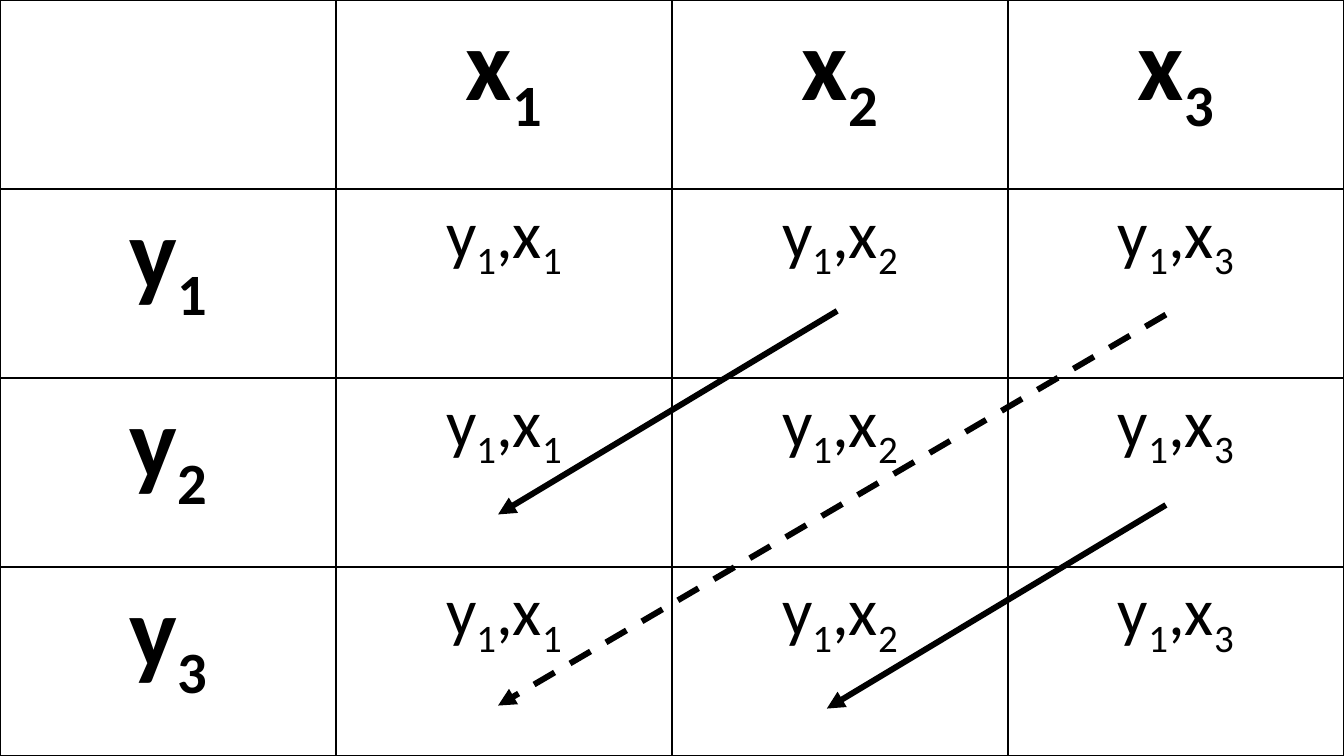
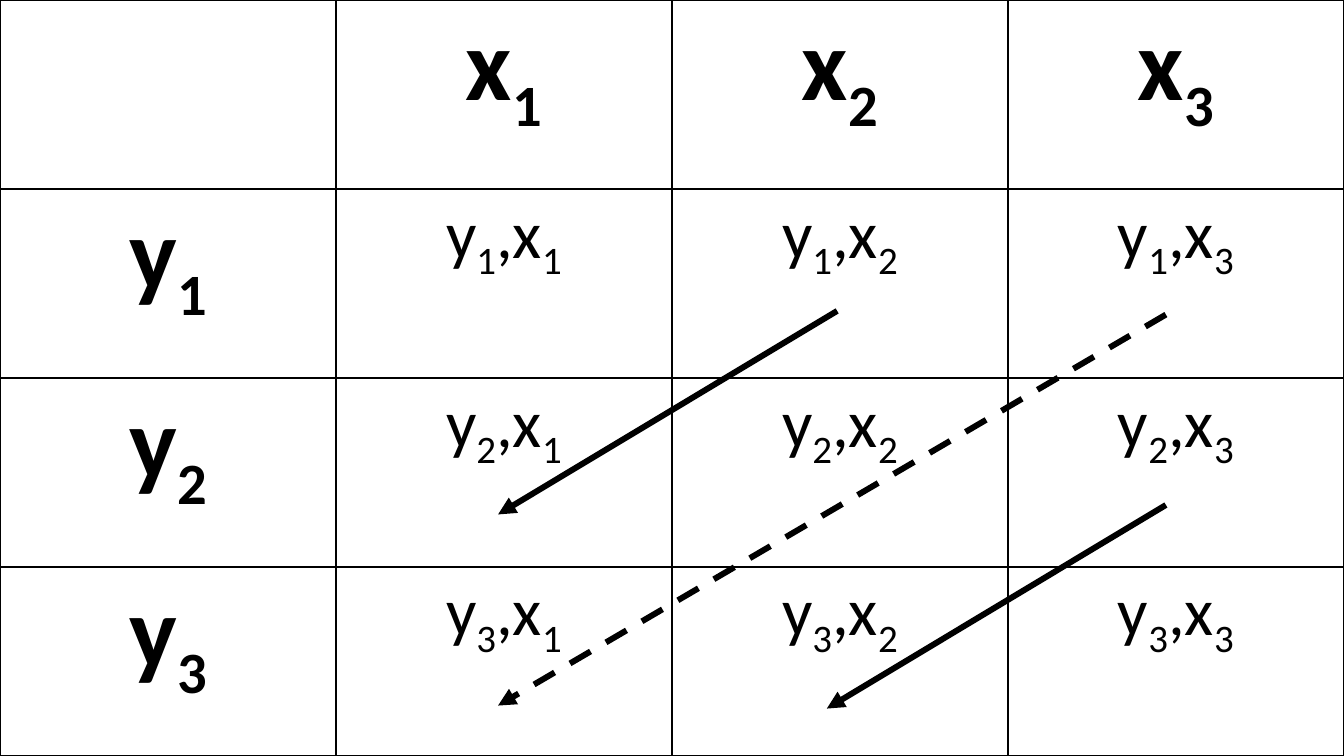
Before and after one commit to jamessteeleii/cognitive_effort, a slide deck: slide 1 of plots/luce_tukey_plot.pptx. Drawn at 1344x756 pixels with LibreOffice and Linux fonts; fonts in the diff are those of the drawing. Boxes give left, top, right and bottom in pixels: in the first picture for what was removed or moved away, otherwise in the second. Text is boxed around its words. In the diff, an @@ line names an element or a change of style, - is before the commit and + after.

```diff
--- a/plots/luce_tukey_plot.pptx
+++ b/plots/luce_tukey_plot.pptx
@@ table at (x1=0, y1=0, x2=1343, y2=756) @@
-row 3: y2 | y1,x1 | y1,x2 | y1,x3
+row 3: y2 | y2,x1 | y2,x2 | y2,x3
-row 4: y3 | y1,x1 | y1,x2 | y1,x3
+row 4: y3 | y3,x1 | y3,x2 | y3,x3
```
Also in this commit, not shown: 2 other files.
